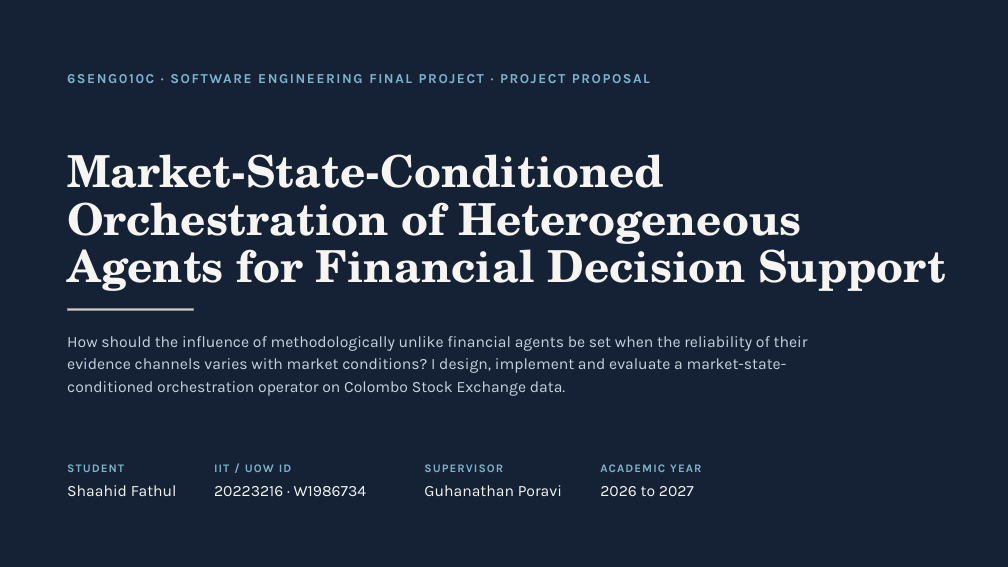
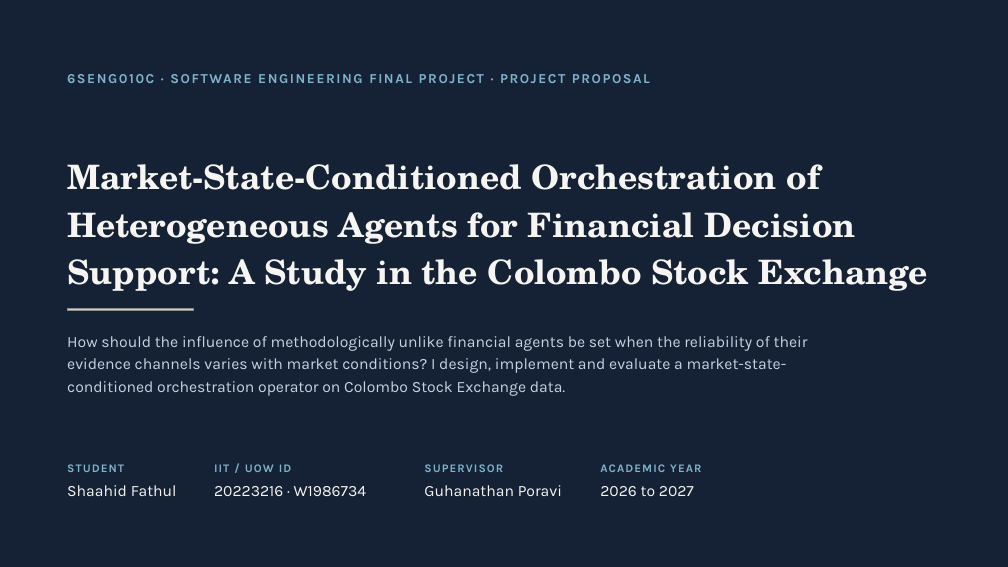
Before and after one commit to Shaahid02/my-obsidian-vault, a slide deck: slide 1 of FYP/Project Proposal/PP Deck 2026-11-05.pptx. Drawn at 1008x567 pixels with LibreOffice and Linux fonts; fonts in the diff are those of the drawing; grey boxes stand for pictures. Boxes give left, top, right and bottom in pixels: in the first picture for what was removed or moved away, otherwise in the second. Text is boxed around its words. In the diff, an @@ line names an element or a change of style, - is before the commit and + after.

```diff
--- a/FYP/Project Proposal/PP Deck 2026-11-05.pptx
+++ b/FYP/Project Proposal/PP Deck 2026-11-05.pptx
@@ title at (67,164,928,291): text changed; size 42 to 32 pt @@
-Market-State-Conditioned Orchestration of Heterogeneous Agents for Financial Decision Support
+Market-State-Conditioned Orchestration of Heterogeneous Agents for Financial Decision Support: A Study in the Colombo Stock Exchange
```
Also in this commit, not shown: 17 other slides changed, 1 other file.
